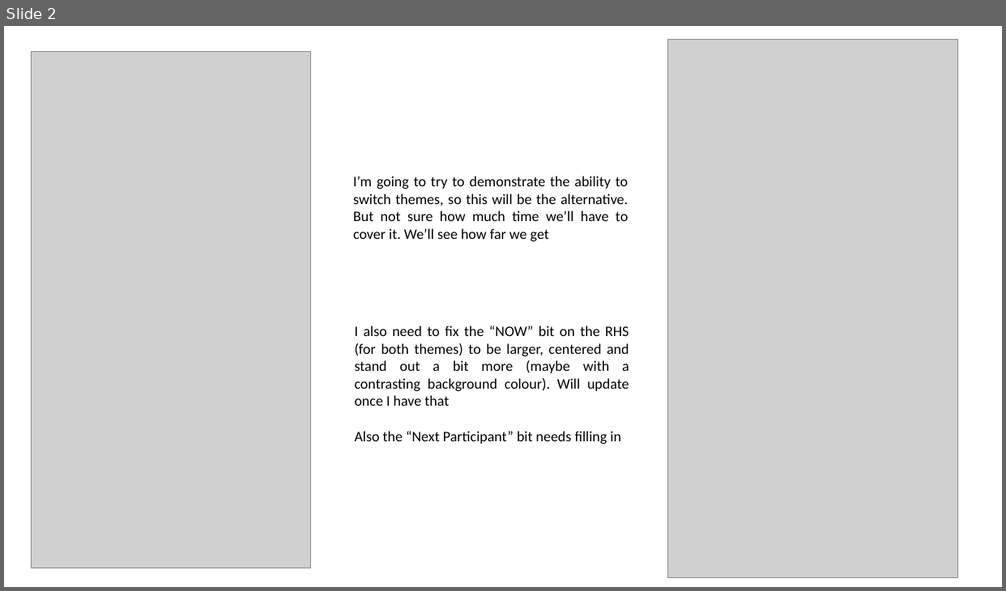
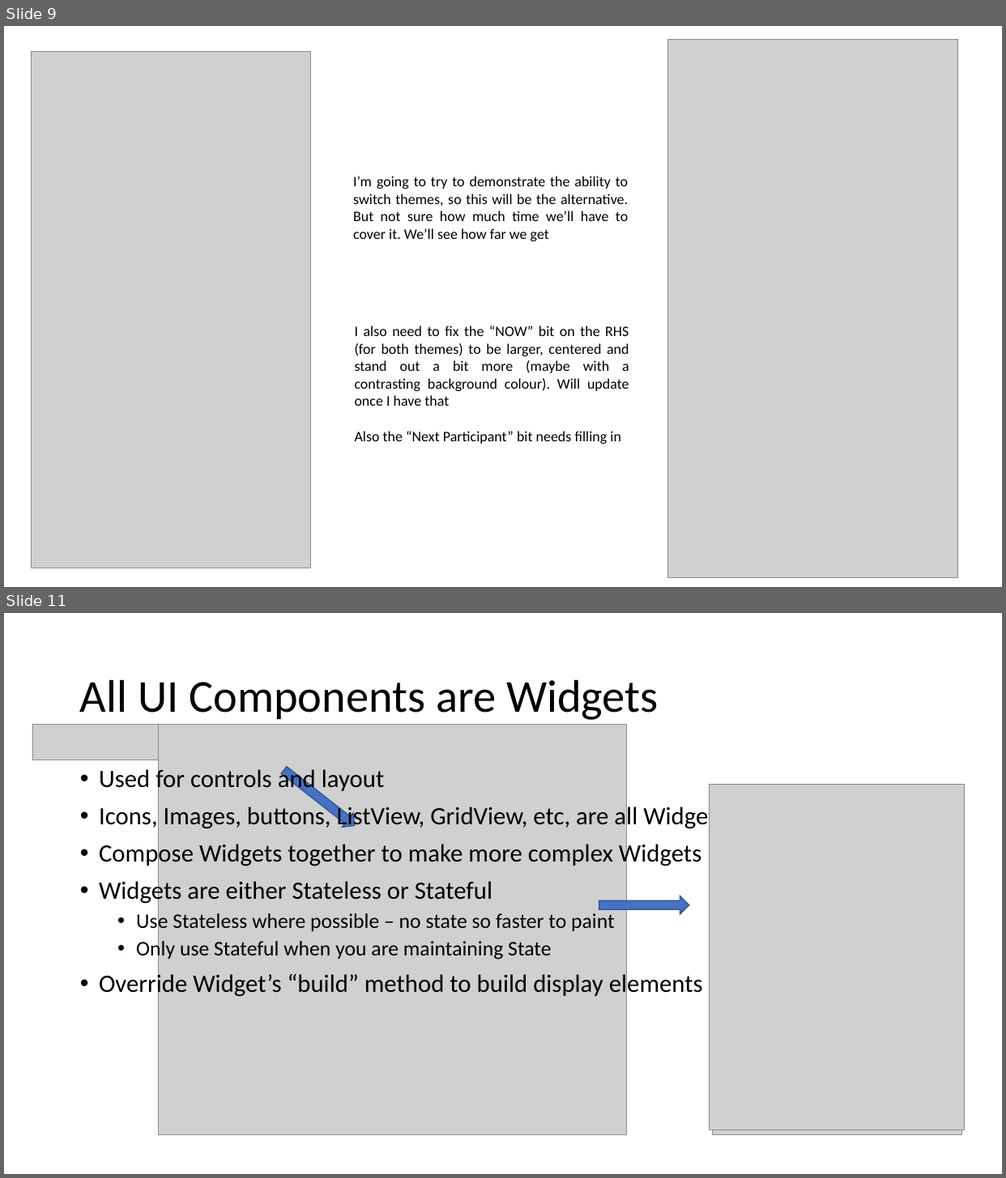
Before and after one commit to davefielding/stand-original, a slide deck: design/basic-design.pptx. Shown one above the other, each under a label of ours: slide 2 before the commit, slides 9 and 11 after it; the slides between them are not shown. The pictures are 1006x591 and 1006x1178 pixels, drawn with LibreOffice and Linux fonts; fonts in the diff are those of the drawing; grey boxes stand for pictures. Boxes give left, top, right and bottom in pixels: in the first picture for what was removed or moved away, otherwise in the second. Text is boxed around its words. In the diff, an @@ line names an element or a change of style, - is before the commit and + after.

```diff
--- a/design/basic-design.pptx
+++ b/design/basic-design.pptx
@@ slide 11 added at (x1=4, y1=613, x2=1002, y2=1174), background #FFFFFF @@
@@ title added at (x1=80, y1=679, x2=658, y2=720), 44 pt, text #000000 @@
+All UI Components are Widgets
@@ picture added at (x1=32, y1=725, x2=345, y2=760) @@
@@ picture added at (x1=158, y1=725, x2=626, y2=1135) @@
@@ text added at (x1=99, y1=766, x2=726, y2=999), 24 pt, text #000000 @@
+• Used for controls and layout
+• Icons, Images, buttons, ListView, GridView, etc, are all Widgets
+• Compose Widgets together to make more complex Widgets
+• Widgets are either Stateless or Stateful
+  • Use Stateless where possible – no state so faster to paint
+  • Only use Stateful when you are maintaining State
+• Override Widget’s “build” method to build display elements
@@ right arrow added at (x1=279, y1=763, x2=360, y2=833), fill #4472C4, outline #325491 1 pt @@
@@ picture added at (x1=710, y1=784, x2=965, y2=1131) @@
@@ picture added at (x1=712, y1=811, x2=961, y2=1135) @@
@@ right arrow added at (x1=599, y1=896, x2=689, y2=914), fill #4472C4, outline #325491 1 pt @@
@@ what was slide 2 is now slide 9 @@
```
Also in this commit, not shown: 12 other slides added.
